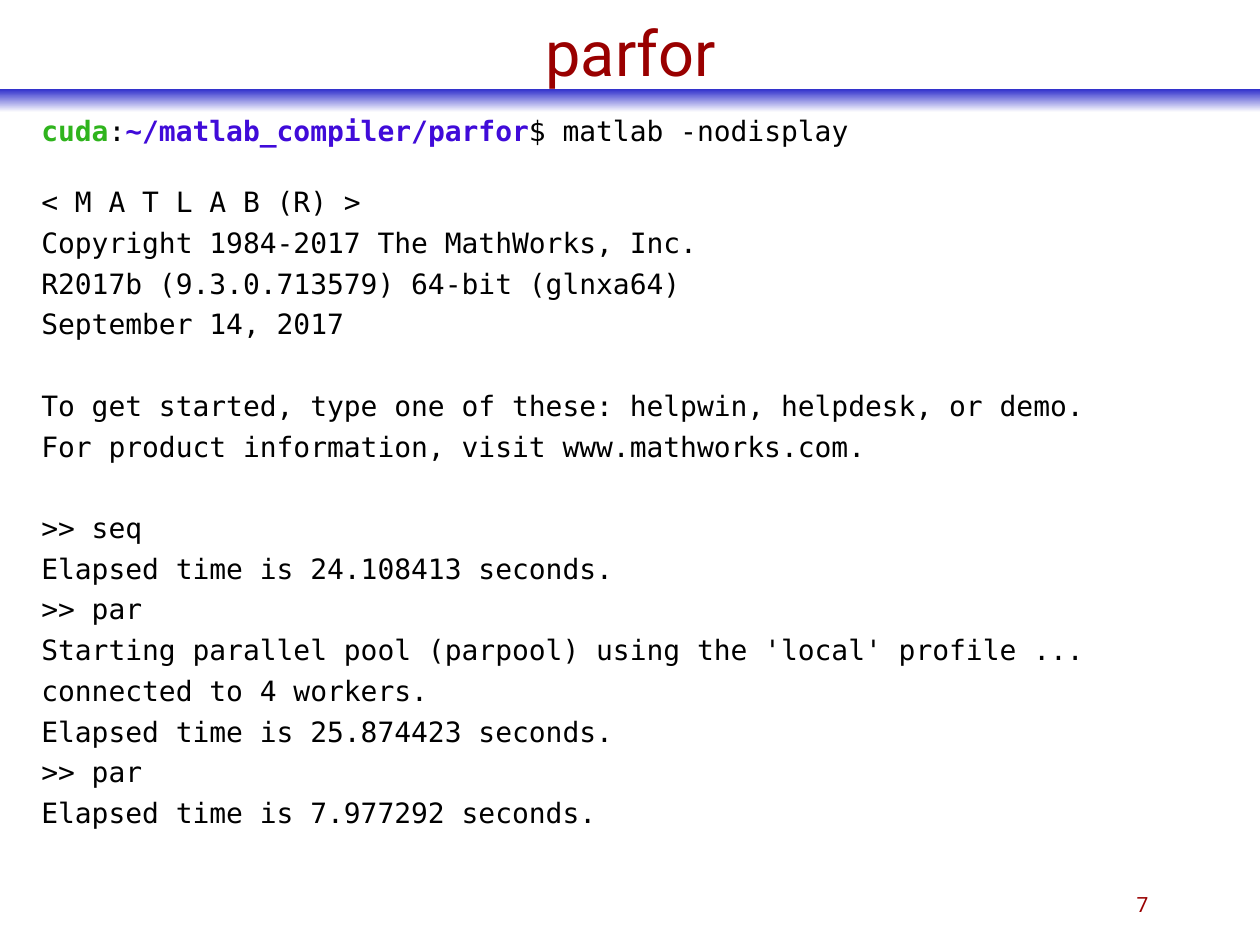
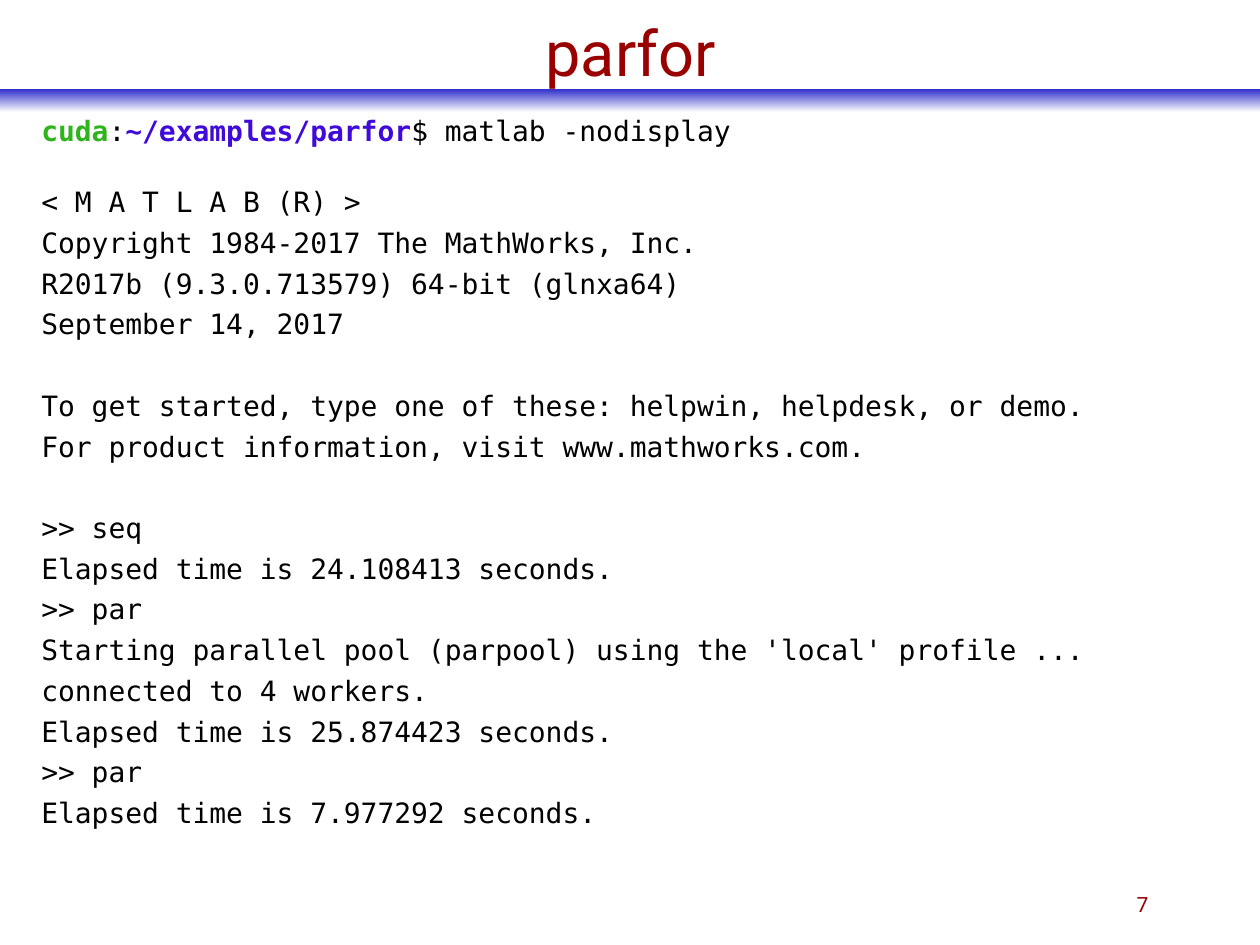
Before and after one commit to phadjido/matlab_compiler, a slide deck: slide 7 of ppt/EY.MatlabCompiler.pptx. Drawn at 1260x945 pixels with LibreOffice and Linux fonts; fonts in the diff are those of the drawing. Boxes give left, top, right and bottom in pixels: in the first picture for what was removed or moved away, otherwise in the second. Text is boxed around its words. In the diff, an @@ line names an element or a change of style, - is before the commit and + after.

```diff
--- a/ppt/EY.MatlabCompiler.pptx
+++ b/ppt/EY.MatlabCompiler.pptx
@@ text at bbox=[41, 119, 731, 147]: text changed; text colour #400BD9 to #000000 @@
-cuda:~/matlab_compiler/parfor$ matlab -nodisplay
+cuda:~/examples/parfor$ matlab -nodisplay
```
Also in this commit, not shown: 7 other slides changed, 1 other file.
